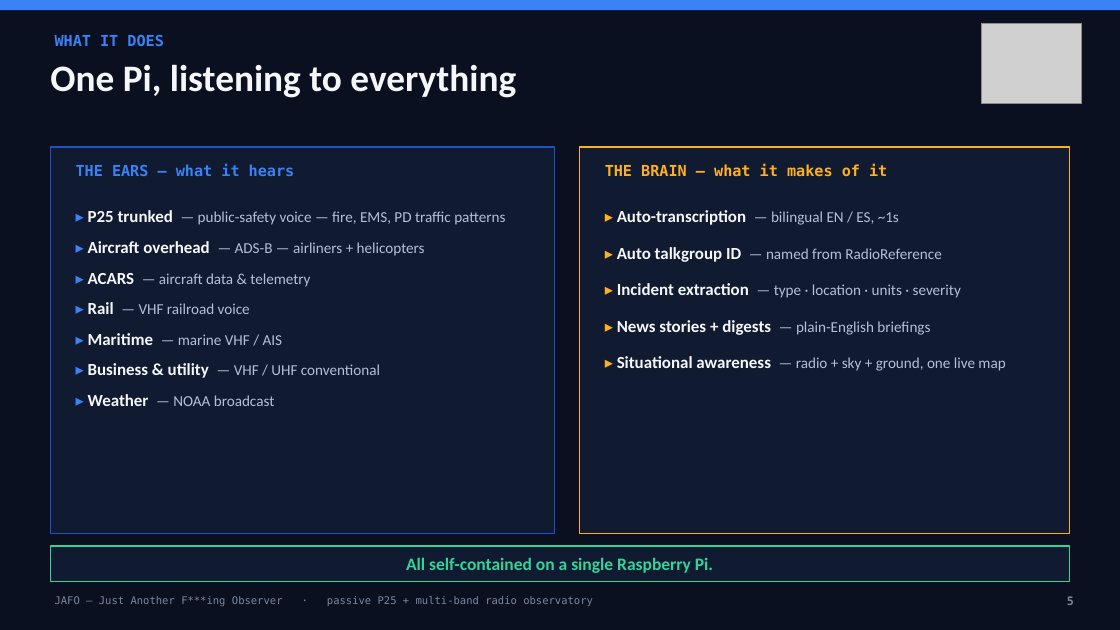
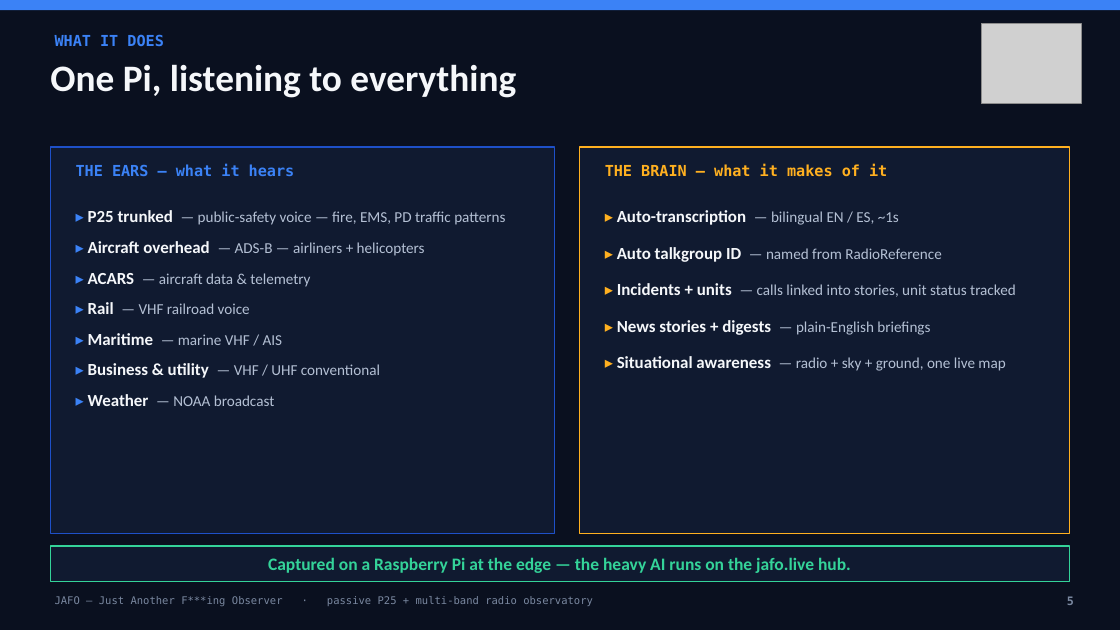
Before and after one commit to Drew-CodeRGV/jafo, a slide deck: slide 5 of jafo-overview.pptx. Drawn at 1120x630 pixels with LibreOffice and Linux fonts; fonts in the diff are those of the drawing; grey boxes stand for pictures. Boxes give left, top, right and bottom in pixels: in the first picture for what was removed or moved away, otherwise in the second. Text is boxed around its words. In the diff, an @@ line names an element or a change of style, - is before the commit and + after.

```diff
--- a/jafo-overview.pptx
+++ b/jafo-overview.pptx
@@ text at (617,283,1016,297): text changed @@
-▸ Incident extraction — type · location · units · severity
+▸ Incidents + units — calls linked into stories, unit status tracked
@@ text at (268,557,851,573): text changed @@
-All self-contained on a single Raspberry Pi.
+Captured on a Raspberry Pi at the edge — the heavy AI runs on the jafo.live hub.
```
Also in this commit, not shown: 12 other slides changed, 5 slides added, 1 slide removed, 27 other files.
